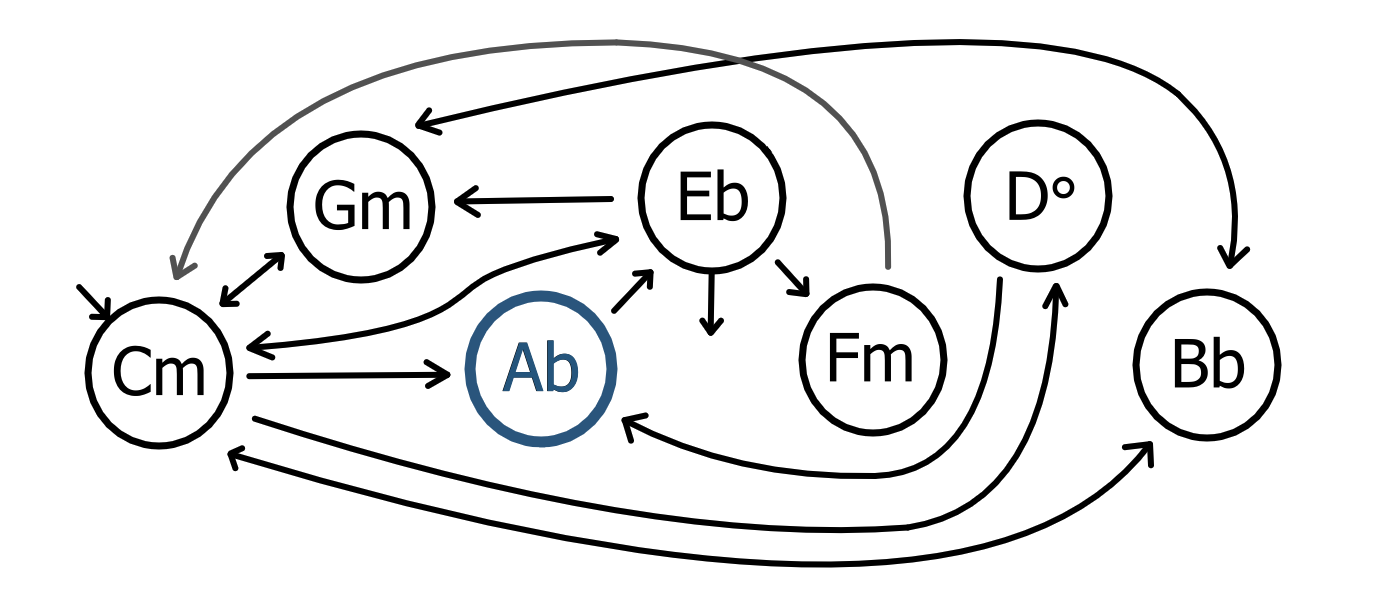
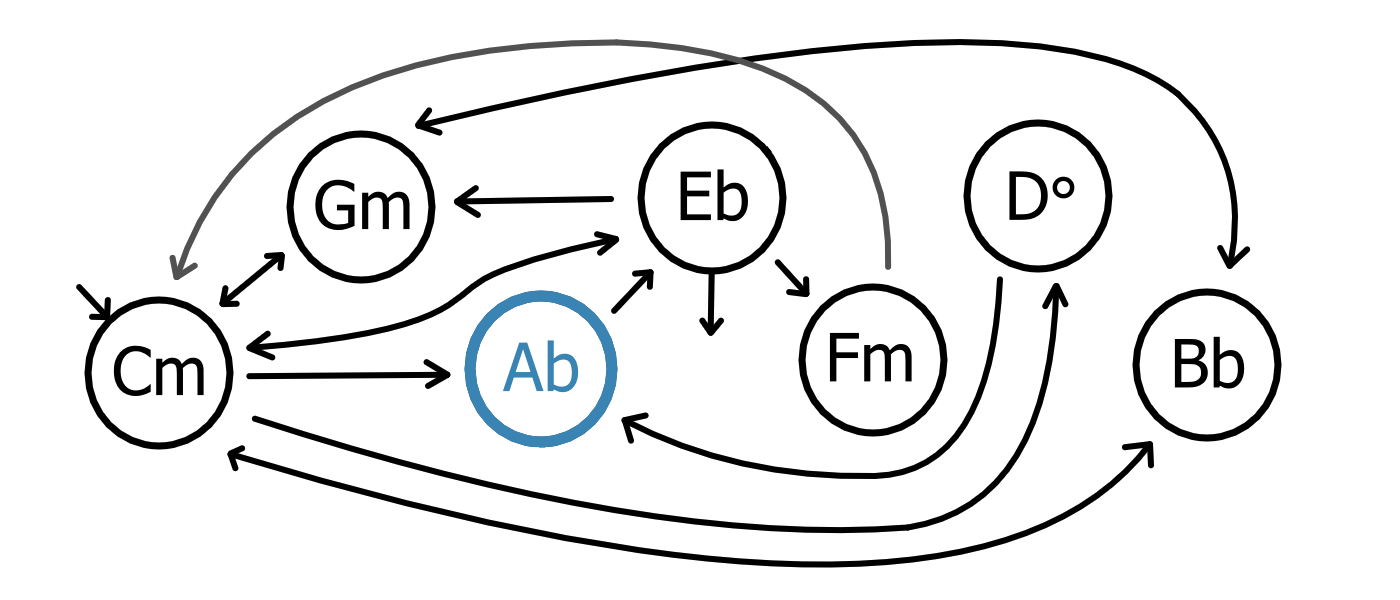
Two versions of the same layered image (1400×600). Layer-by-layer changes:
painted on "Ring" (4th of 7, in "4" › "Unselected") over left=576, top=299, right=618, bottom=376
painted on "Paint Layer 2" (5th of 7, in "3" › "Selected") over left=464, top=290, right=618, bottom=448
hid group "Unselected" (5th of 7, in "3") (2 layers) over left=464, top=290, right=618, bottom=448
painted on "Ring" (5th of 7, in "3" › "Unselected") over left=464, top=290, right=618, bottom=448
painted on "Paint Layer 3" over left=464, top=290, right=618, bottom=448
